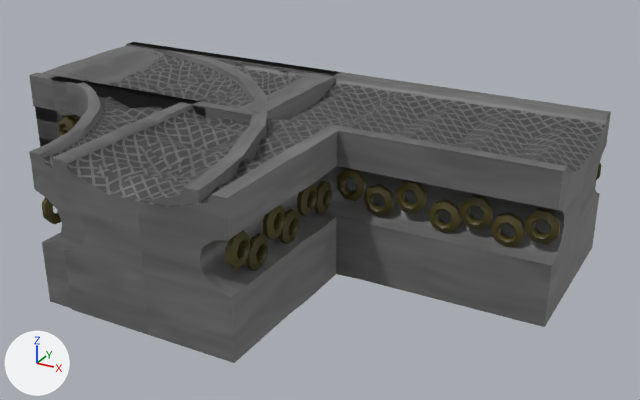
One commit to the Blender file Models/GroupD/Factory Kit/Factory Machinery/Conveyers/FM-001 ConveyerBelt.blend: the scene before it, then after it.
Camera for both pictures: a 50 mm camera at (5.02, -5.21, 2.81) aimed at (2.38, -0.42, 0.42). The lights are fixed; the arrows at lower left show +X, +Y and +Z.

The first picture shows 'FM-001-ConveyerBelt', 'FM-001-ConveyerBelt-End', 'FM-001-ConveyerBelt-Middle', 'FM-011-ConveyerBelt-Corner', 'FM-012-ConveyerBelt-Cross'.
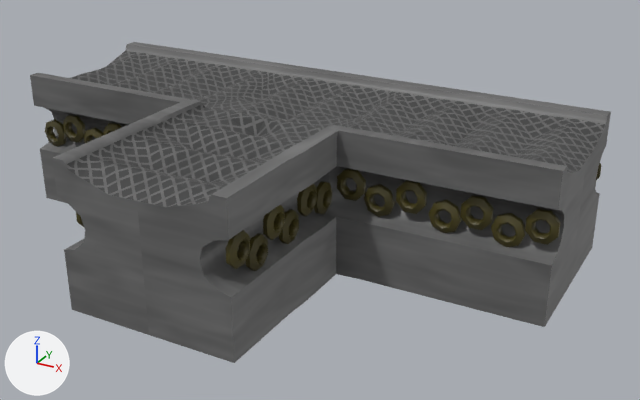
The change in detail:
Object 'FM-001-ConveyerBelt' (ob_fm_001_conveyerbelt) is now hidden.
Object 'FM-001-ConveyerBelt-End' (ob_fm_001_conveyerbelt_end) is now hidden.
Object 'FM-001-ConveyerBelt-Middle' (ob_fm_001_conveyerbelt_middle) is now hidden.
Object 'FM-011-ConveyerBelt-Corner' (ob_fm_011_conveyerbelt_corner) is now hidden.

Where the change shows, as pixel boxes (x1, y1, x2, y2) in the pictures (640 x 400 px):
'FM-011-ConveyerBelt-Corner', hidden
    before: (29, 42, 268, 308)
'FM-001-ConveyerBelt', hidden
    before: (31, 46, 336, 147)
'FM-001-ConveyerBelt-End', hidden
    before: (35, 46, 206, 146)
'FM-001-ConveyerBelt-Middle', hidden
    before: (50, 42, 338, 119)
